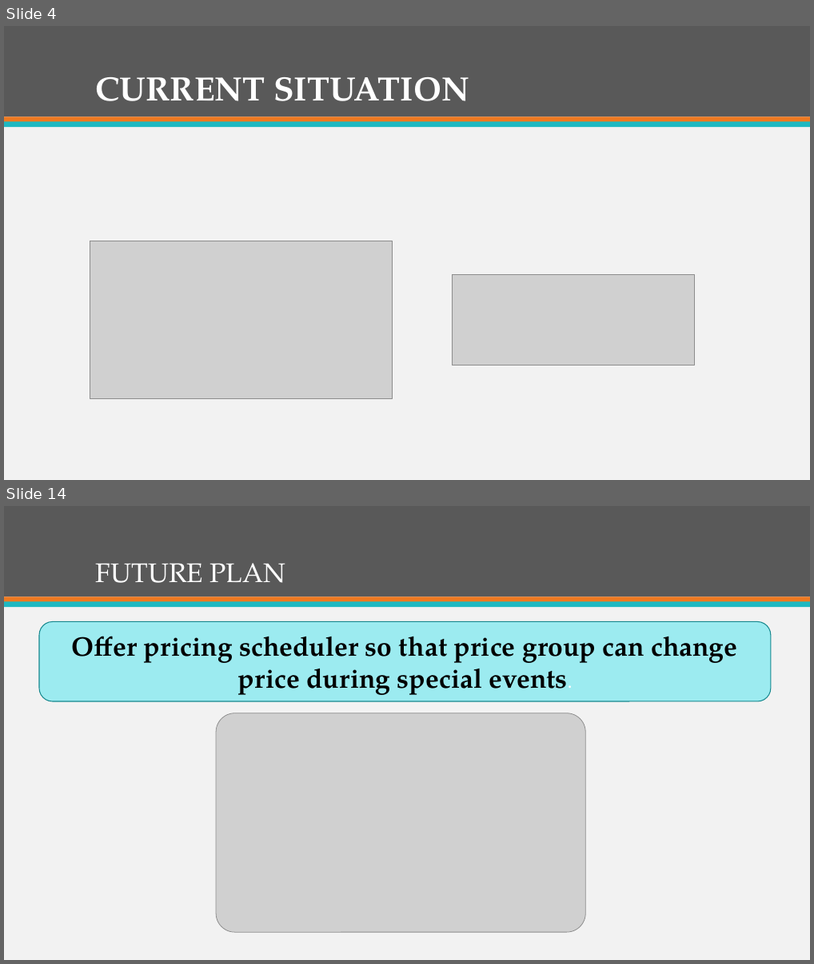
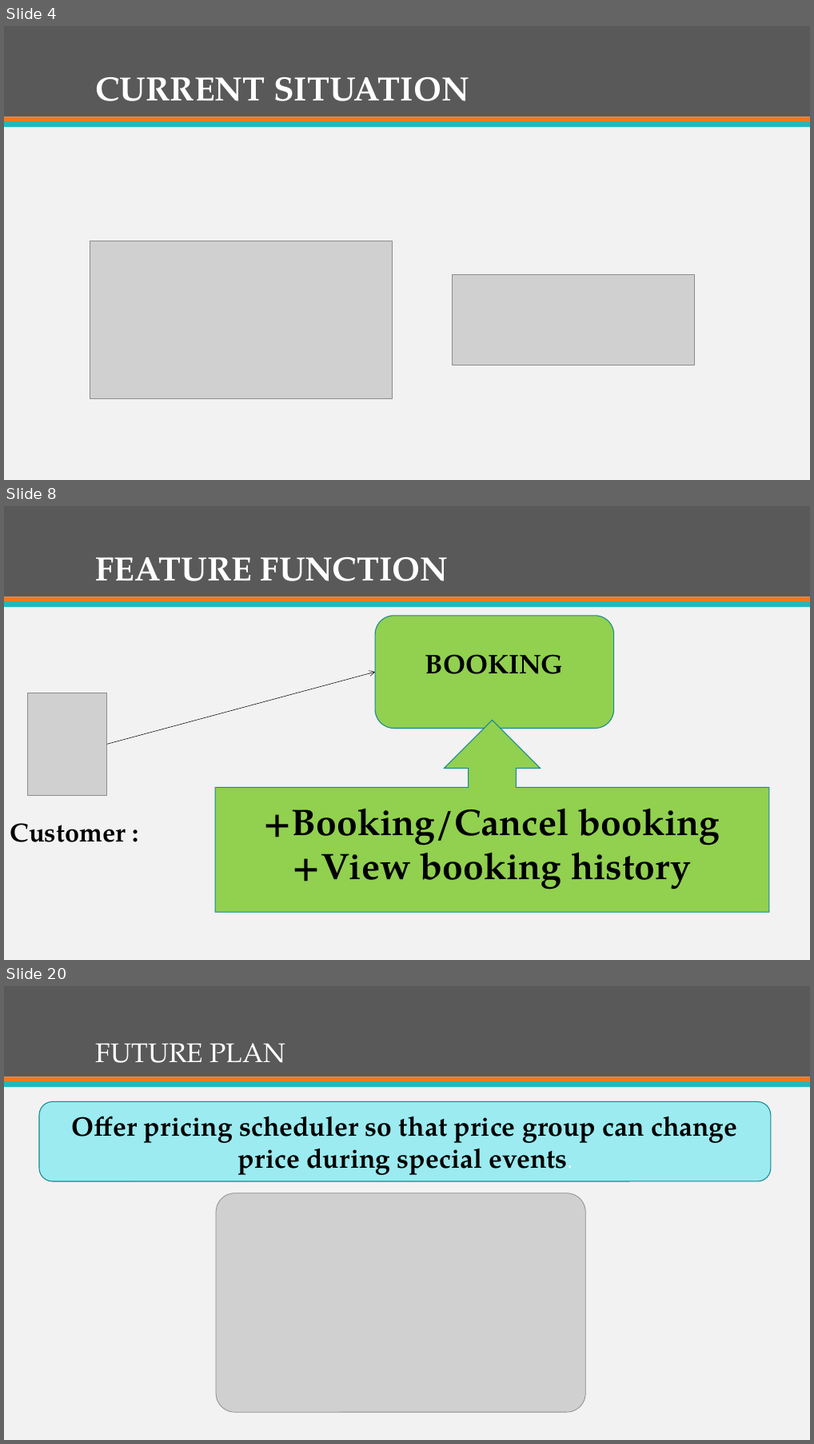
Before and after one commit to firzgard/CarRentalPortal, a slide deck: slide/CAR RENTAL PORTAL-tam.pptx. Shown one above the other, each under a label of ours: slides 4 and 14 before the commit, slides 4, 8 and 20 after it; the slides between them are not shown. The pictures are 814x964 and 814x1444 pixels, drawn with LibreOffice and Linux fonts; fonts in the diff are those of the drawing; grey boxes stand for pictures. Boxes give left, top, right and bottom in pixels: in the first picture for what was removed or moved away, otherwise in the second. Text is boxed around its words. In the diff, an @@ line names an element or a change of style, - is before the commit and + after.

```diff
--- a/slide/CAR RENTAL PORTAL-tam.pptx
+++ b/slide/CAR RENTAL PORTAL-tam.pptx
@@ slide 8 added at (4,506,810,960), background #F2F2F2; not listed: 3 template elements that a slide beside it also shows @@
@@ title added at (96,557,449,581), 40 pt, text #FFFFFF, bold @@
+FEATURE FUNCTION
@@ rounded rectangle added at (375,616,614,728), fill #92D050, outline #16888F 1 pt, 32 pt, text #000000, bold @@
+BOOKING
@@ arrow added from (107, 744) to (375, 672), #000000 0.5 pt @@
@@ picture added at (27,693,107,795) @@
@@ up arrow callout added at (215,720,770,912), fill #92D050, outline #16888F 1 pt, 44 pt, text #000000, bold @@
++Booking/Cancel booking
++View booking history
@@ text added at (10,823,126,842), 31 pt, text #000000, bold @@
+Customer :
@@ what was slide 14 is now slide 20 @@
```
Also in this commit, not shown: 8 slides changed, 6 other slides added, 1 slide removed.
